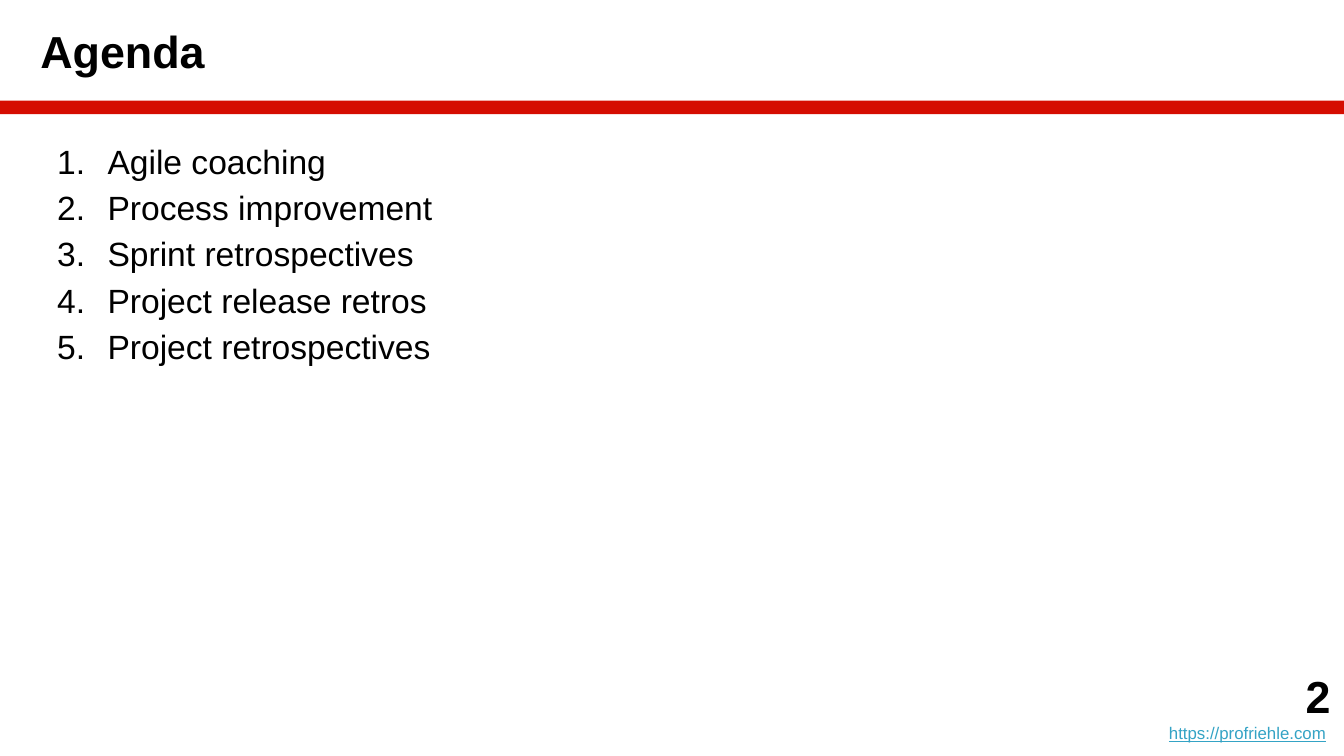
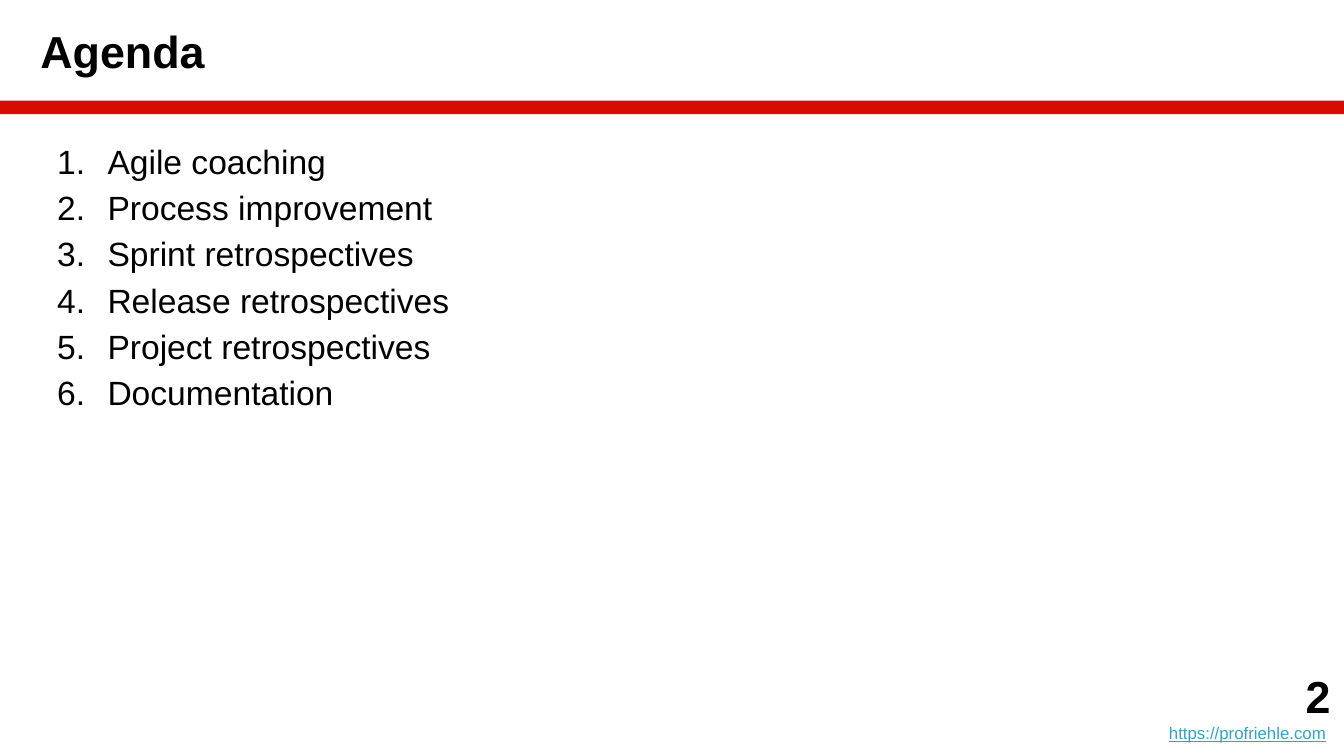
Before and after one commit to dirkriehle/amos-course, a slide deck: slide 2 of Lecture slides/AMOS B06 - Agile Coaching.pptx. Drawn at 1344x756 pixels with LibreOffice and Linux fonts; fonts in the diff are those of the drawing. Boxes give left, top, right and bottom in pixels: in the first picture for what was removed or moved away, otherwise in the second. Text is boxed around its words. In the diff, an @@ line names an element or a change of style, - is before the commit and + after.

```diff
--- a/Lecture slides/AMOS B06 - Agile Coaching.pptx
+++ b/Lecture slides/AMOS B06 - Agile Coaching.pptx
@@ text at [108,288,449,319]: text changed @@
-4. Project release retros
+4. Release retrospectives
@@ text at [108,380,334,406]: paragraph added @@
+6. Documentation
```
Also in this commit, not shown: 8 other slides changed, 13 other files.
